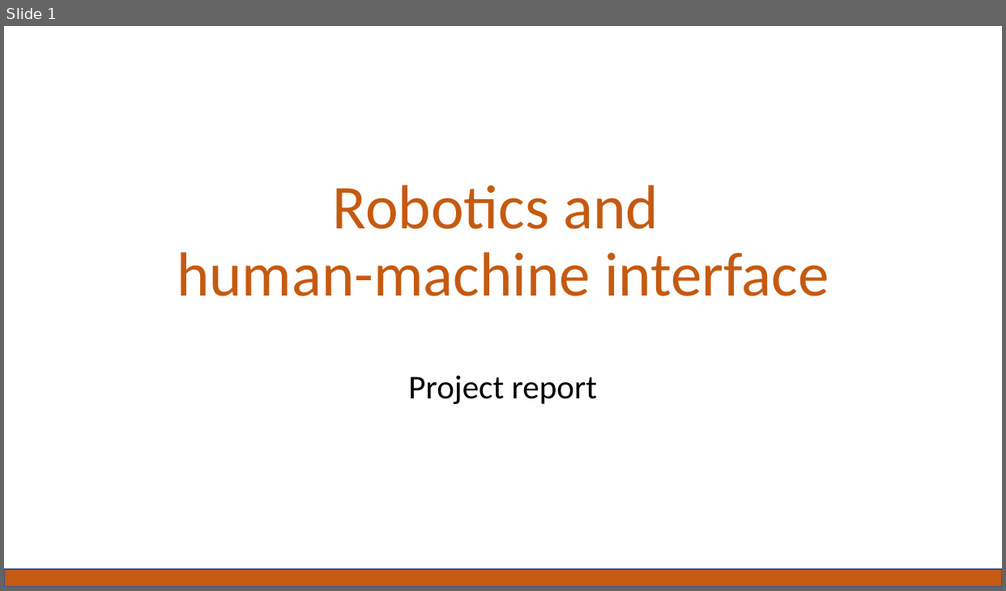
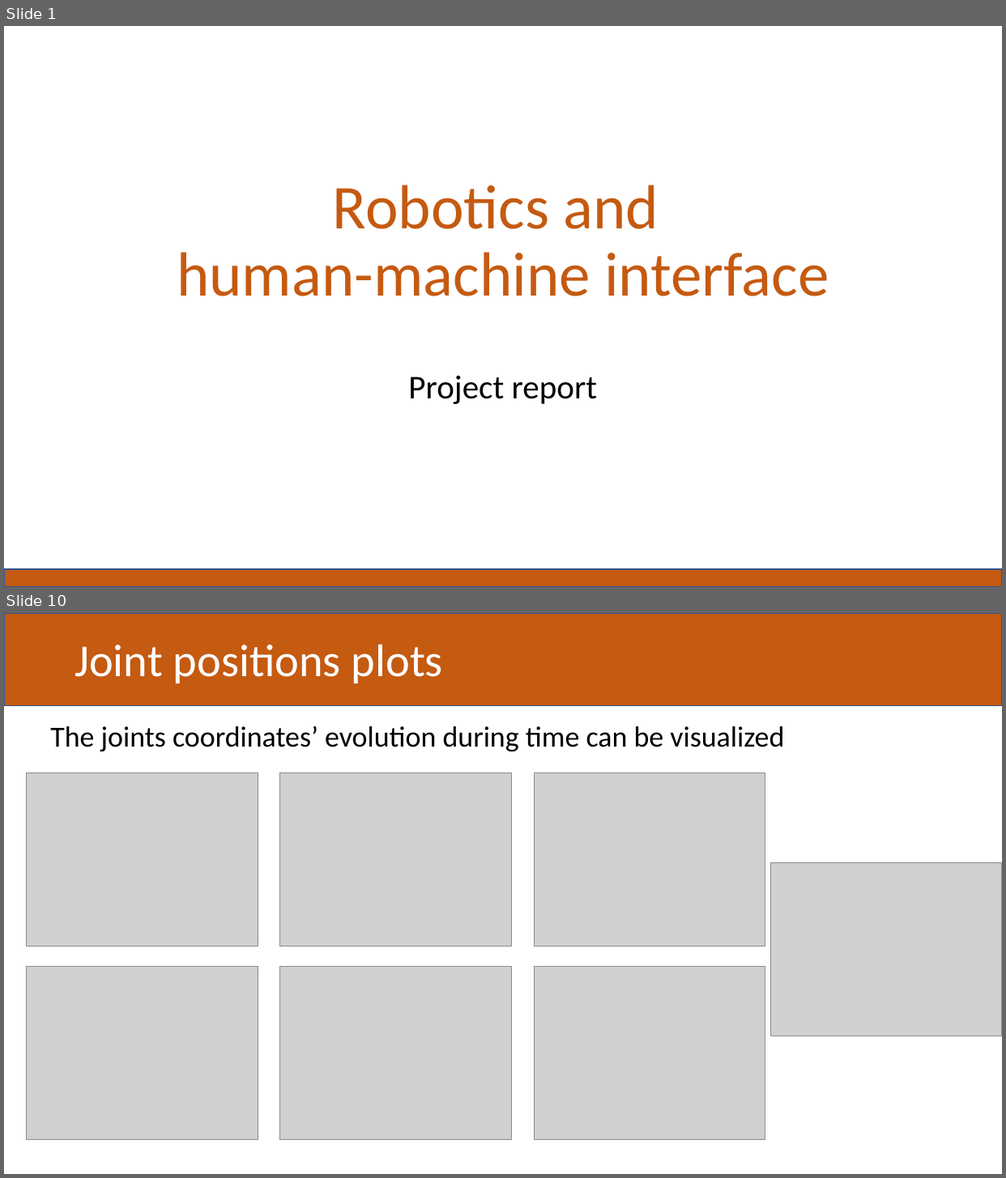
Before and after one commit to Scimmiaparlante/RaHMI_project, a slide deck: Project report.pptx. Shown one above the other, each under a label of ours: slide 1 before the commit, slides 1 and 10 after it; the slides between them are not shown. The pictures are 1006x591 and 1006x1178 pixels, drawn with LibreOffice and Linux fonts; fonts in the diff are those of the drawing; grey boxes stand for pictures. Boxes give left, top, right and bottom in pixels: in the first picture for what was removed or moved away, otherwise in the second. Text is boxed around its words. In the diff, an @@ line names an element or a change of style, - is before the commit and + after.

```diff
--- a/Project report.pptx
+++ b/Project report.pptx
@@ slide 10 added at [4, 613, 1002, 1174], background #FFFFFF @@
@@ rectangle added at [4, 613, 1002, 706], fill #C55A11, outline #325491 1 pt @@
@@ title added at [74, 644, 443, 683], 44 pt, text #FFFFFF @@
+Joint positions plots
@@ text added at [50, 726, 784, 752], 28 pt, text #000000 @@
+The joints coordinates’ evolution during time can be visualized
@@ picture added at [27, 773, 258, 946] @@
@@ picture added at [280, 773, 512, 946] @@
@@ picture added at [534, 773, 765, 946] @@
@@ picture added at [771, 863, 1002, 1037] @@
@@ picture added at [27, 966, 258, 1140] @@
@@ picture added at [280, 966, 512, 1140] @@
@@ picture added at [534, 966, 765, 1140] @@
```
Also in this commit, not shown: 8 slides changed, 1 other slide added.
